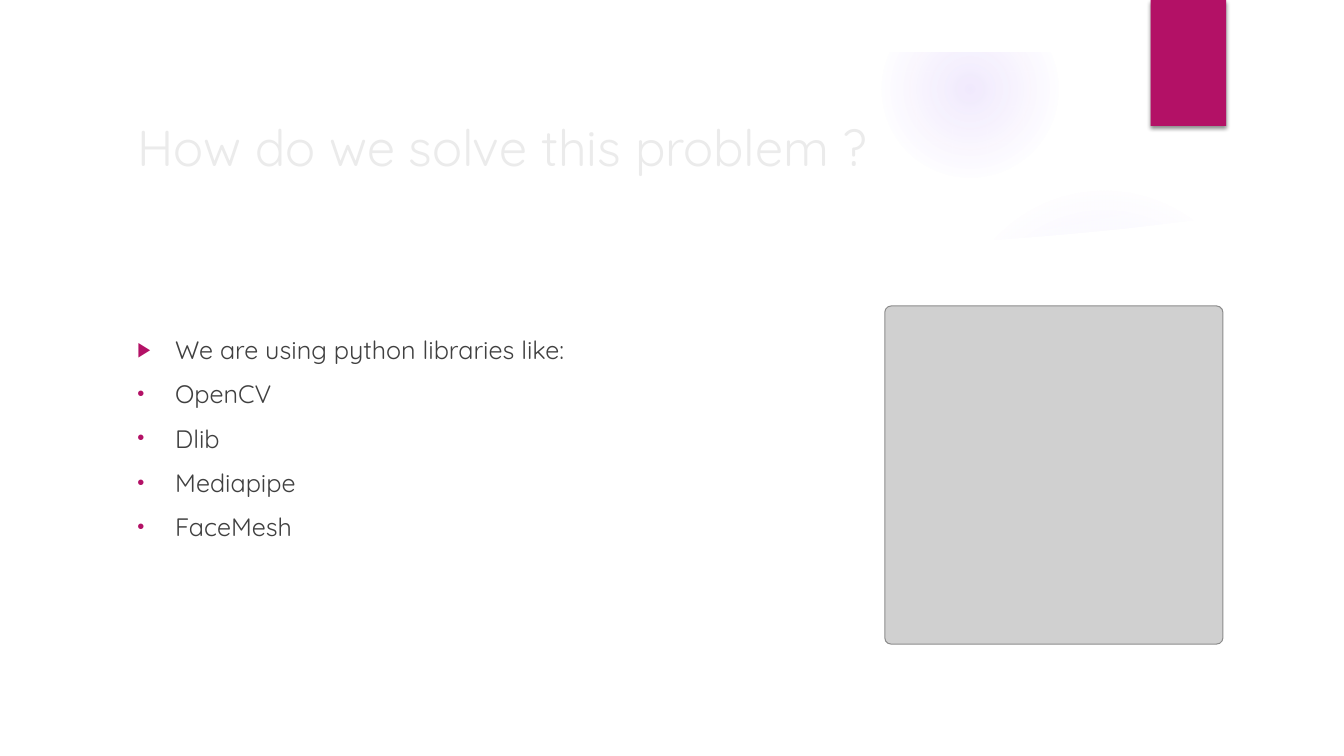
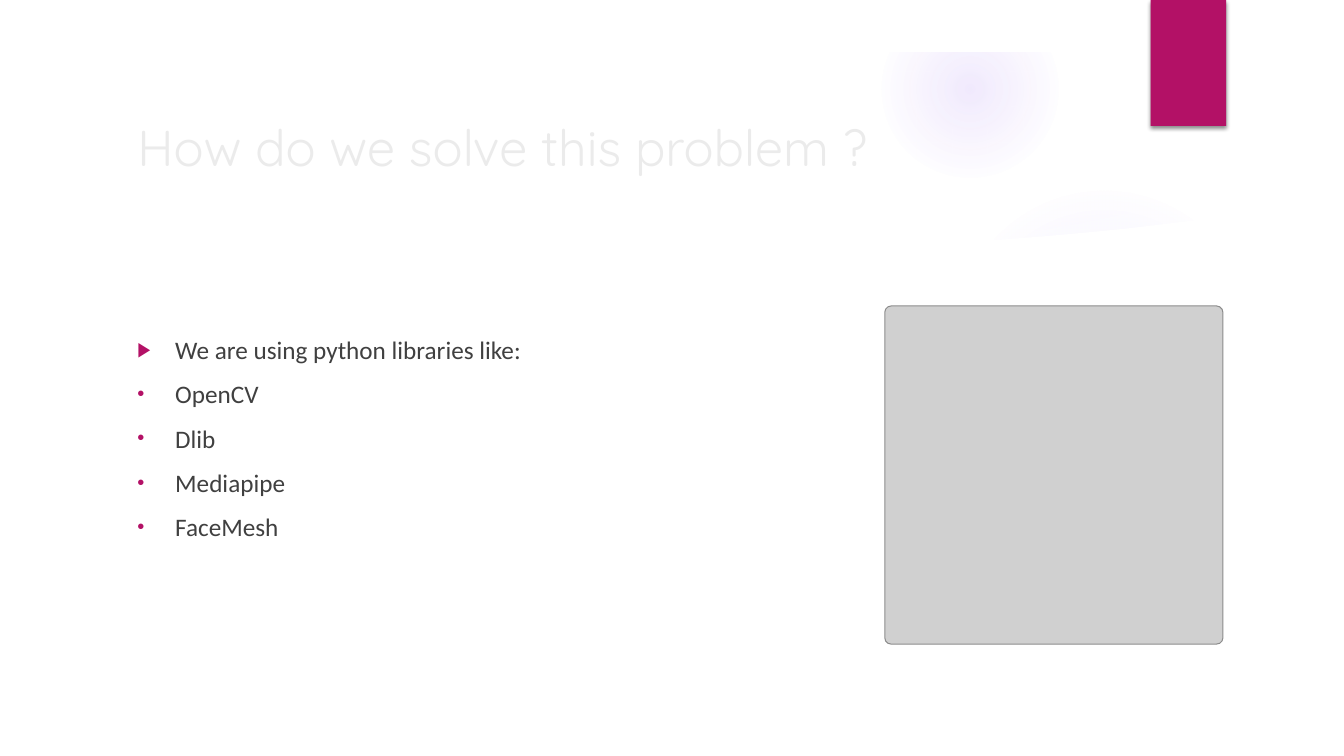
Before and after one commit to RisshhavRana/Capstone-Project---Group-3, a slide deck: slide 9 of Drowsiness Detection for Truck Drivers.pptx. Drawn at 1344x756 pixels with LibreOffice and Linux fonts; fonts in the diff are those of the drawing; grey boxes stand for pictures; background and template pictures are left out. Boxes give left, top, right and bottom in pixels: in the first picture for what was removed or moved away, otherwise in the second. Text is boxed around its words. In the diff, an @@ line names an element or a change of style, - is before the commit and + after.

```diff
--- a/Drowsiness Detection for Truck Drivers.pptx
+++ b/Drowsiness Detection for Truck Drivers.pptx
@@ text "We are using python libraries ..." at box(175, 341, 520, 536): font Quicksand to Calibri @@
```
Also in this commit, not shown: 8 other slides changed.
